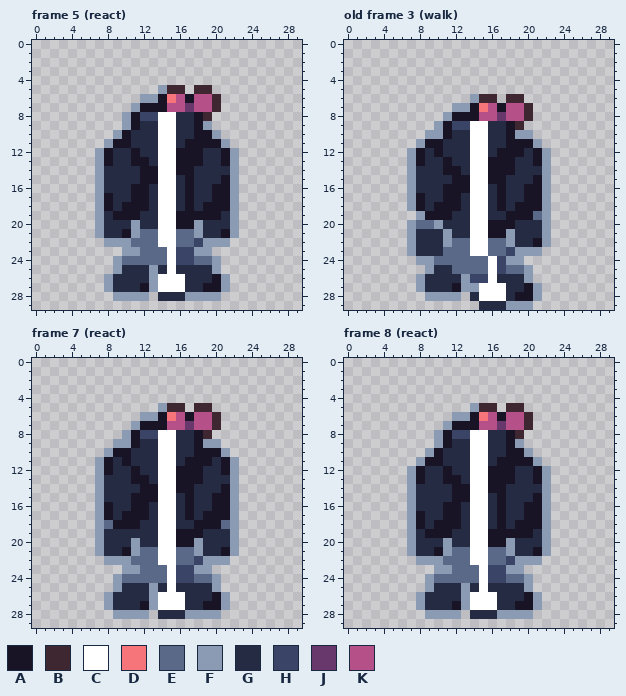
Two versions of one pixel-art file, art/minis/dog-pepe@62.aseprite. The picture above is the old version.
30x30 pixels, 24 frames. Shown: frame 5 (react), old frame 3 (walk), frame 7 (react), frame 8 (react). The commit also changed other frames, which this record leaves out.
Palette (. is transparent): A #181425  B #3e2731  C #ffffff  D #f6757a  E #5a6988  F #8b9bb4  G #262b44  H #3a4466  J #68386c  K #b55088
Pixels before, frame 5 (react), first column x 7:
 5 .......FBB.BB...
 6 .....FFADKAKKB..
 7 ....FAAAKKJKKB..
 8 ...FAHHCCGGAB...
 9 ...FAGGCCGGAF...
10 ..FAGGGCCGGAAF..
11 .FAAGGGCCGAAAAF.
12 FAGGAGGCCAAAGGAF
13 FAGGAAGCCAAAGGAF
14 FGGGGAACCAAGGGGF
15 FGGGGAACCGAGGGAF
16 FGGGAAGCCGAGGAAF
17 FAGGAAGCCGAGGAAF
18 FAGAAAGCCGAGAAAF
19 FGAAAGGCCAAAAAGF
20 FGGGFGGCCAAFGGGF
21 FGGAFEECCEEFGGAF
22 .FFFEEECCEEHFFF.
23 ...FFEEECHHFF...
24 ..FEEEEECHHEEF..
25 ..FGGGFGCGGGGF..
26 .FGGGGFCCCGGGAF.
27 .FGGGAFCCCGGAAF.
28 ..FFFF.GGGFFFF..
Pixels before, old frame 3 (walk), first column x 7:
 6 .......FBB.BB...
 7 .....FFADKAKKB..
 8 ....FAAAKKJKKB..
 9 ...FAHHCCGGAB...
10 ..FFAGGCCGGAFF..
11 .FAAGGGCCGGAAAF.
12 FAGAGGGCCGAAAGAF
13 FAGGAGGCCAAAGGAF
14 FGGGAAGCCAAAGGGF
15 FGGGGAACCAAGGGAF
16 FGGGAAACCGAGGAAF
17 FAGGAAGCCGAGGAAF
18 FAGAAAGCCGAGAAAF
19 .FAAAGGCCGGAAAEF
20 FEEFGGGCCAAAGGGF
21 FGGGFGGCCAAFGGGF
22 FGGGFEECCEEFGGAF
23 FGGGEEECCEEHFFF.
24 .FFEEEEEECHFF...
25 ..FGGEEEECHEEF..
26 .FGGGGFHHCGGGF..
27 .FGGGAFFCCCGGAF.
28 ..FFFF.GCCCGAAF.
29 ........GGGFFF..
Pixels before, frame 7 (react), first column x 7:
 5 .......FBB.BB...
 6 .....FFADKAKKB..
 7 ....FAAAKKJKKB..
 8 ...FAHHCCGGAB...
 9 ..FFAGGCCGGAFF..
10 .FAAGGGCCGGAAAF.
11 FAGAGGGCCGAAAGAF
12 FAGGAGGCCAAAGGAF
13 FGGGAAGCCAAAGGGF
14 FGGGGAACCAAGGGAF
15 FGGGAAACCGAGGAAF
16 FAGGAAGCCGAGGAAF
17 FAGAAAGCCGAGAAAF
18 FEAAAGGCCGGAAAEF
19 FGGGGGGCCAAAGGGF
20 FGGGFGGCCAAFGGGF
21 FGGAFEECCEEFGGAF
22 .FFFEEECCEEHFFF.
23 ...FFEEECHHFF...
24 ..FEEEEECHHEEF..
25 ..FGGGFGCGGGGF..
26 .FGGGGFCCCGGGAF.
27 .FGGGAFCCCGGAAF.
28 ..FFFF.GGGFFFF..
Pixels before, frame 8 (react), first column x 7:
 5 .......FBB.BB...
 6 .....FFADKAKKB..
 7 ....FAAAKKJKKB..
 8 ...FAHHCCGGAB...
 9 ...FAGGCCGGAF...
10 ..FAGGGCCGGAAF..
11 .FAAGGGCCGAAAAF.
12 FAGGAGGCCAAAGGAF
13 FAGGAAGCCAAAGGAF
14 FGGGGAACCAAGGGGF
15 FGGGGAACCGAGGGAF
16 FGGGAAGCCGAGGAAF
17 FAGGAAGCCGAGGAAF
18 FAGAAAGCCGAGAAAF
19 FGAAAGGCCAAAAAGF
20 FGGGFGGCCAAFGGGF
21 FGGAFEECCEEFGGAF
22 .FFFEEECCEEHFFF.
23 ...FFEEECHHFF...
24 ..FEEEEECHHEEF..
25 ..FGGGFGCGGGGF..
26 .FGGGGFCCCGGGAF.
27 .FGGGAFCCCGGAAF.
28 ..FFFF.GGGFFFF..
The same view after the edit:
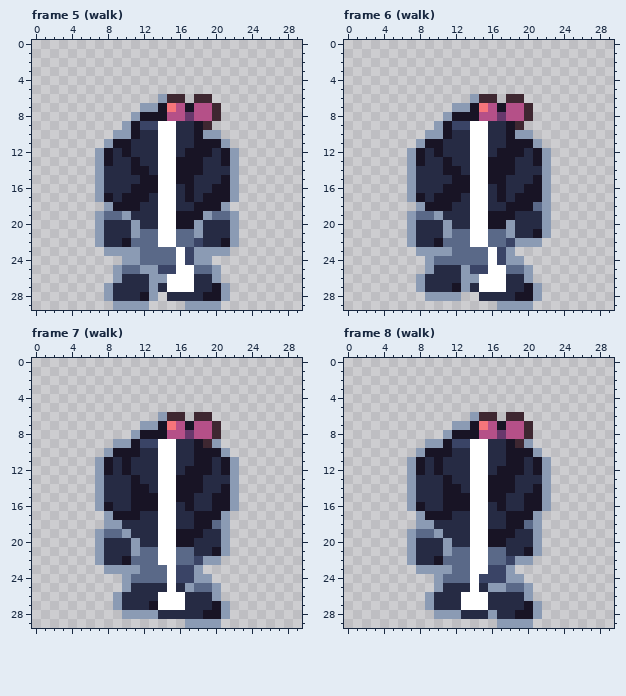
A new or re-ordered frame is compared with the old frame closest to it.
Commit: Clarify pack dog gait and reaction recovery
Difference:
frames re-ordered
Changed rows in their new state; - is an unchanged pixel.
Frame 5 (walk):
first column x 7:
 5 -------...-..---
 6 -----..FBB.BB.--
 7 ----.FF-D-A-----
 8 ---.FAAAKKJKKB--
 9 -----HH-----B---
10 ---FA-------F---
11 ----------G-----
12 ---AG----G--A---
13 -----G----------
14 ----A-G----A----
15 ---------A------
16 ------A---------
17 ---A--------A---
18 .FA--G----GA--F.
19 -EEFG-------FEE-
21 ---G----------G-
22 FGGA--------GGAF
23 -FF-----EC---FF-
24 --.FF---EC-FF.--
25 ---EEF-HHCCEE---
26 -.F----F--C--F.-
27 -----G-G--C-G---
28 -FGGGAF.--GGAAF-
29 --FFFF----FFFF--
Frame 6 (walk) against old frame 3 (walk):
first column x 7:
17 ---A--------A---
18 .FA--G----GA--E-
19 FEEFG----AA-GGG-
20 -GGGF------F----
21 -----EE--EE---A-
22 ---AE------HFFF.
23 .FFFF--EECHF...-
24 -.--------------
25 -----GFHH-C-----
26 -------FC-C-----
27 -------G--------
28 -------.GGG-----
29 --------..F-----
Frame 7 (walk):
first column x 7:
 5 -------...-..---
 6 -----..FBB.BB.--
 7 ----.FF-D-A-----
 8 ---.FAAAKKJKKB--
 9 -----HH-----B---
10 ----A-----------
11 ----------G-----
12 ---AG----G--A---
13 -----G----------
14 ----A-G----A----
15 ---------A------
16 ------A---------
17 .FA--G----GA--F.
18 .FFGG--------EF.
19 -EEF----------F.
20 -----------G--F.
21 ---G-------G-AF.
22 FGGA----------.-
23 -FF---------.---
24 --.F-------FF.--
25 --.F--G---FEE---
26 -.F---G------F.-
27 -.F--GA-----G---
28 --.---F---GGAAF-
29 ----------FFFF--
Frame 8 (walk):
first column x 7:
 5 -------...-..---
 6 -----..FBB.BB.--
 7 ----.FF-D-A-----
 8 ---.FAAAKKJKKB--
 9 --F--HH-----BF--
10 -FA-A--------AF-
11 FAG-------G--GAF
12 ---AG----G--A---
13 -G---G--------G-
14 ----A-G----A--A-
15 ----A----A---A--
16 -A----A---------
17 .FAA-G----GAA-F.
18 .FFGGG----GA-EF.
19 -EEFG-------GGF.
20 -----------G--F.
21 ---G-------G-AF.
22 FGGA----------.-
23 -FF----C----.---
24 --.F---CH--FF.--
25 --.F--GCGFFEE---
26 -.F---C--G---F.-
27 -.F--GC--G--G---
28 --.---G--FGGAAF-
29 ----------FFFF--
Changed places in both pictures, as pixel boxes (x1, y1, x2, y2):
changed: (95, 85, 239, 310)
changed: (407, 193, 551, 310)
changed: (95, 403, 239, 628)
changed: (407, 403, 551, 628)
